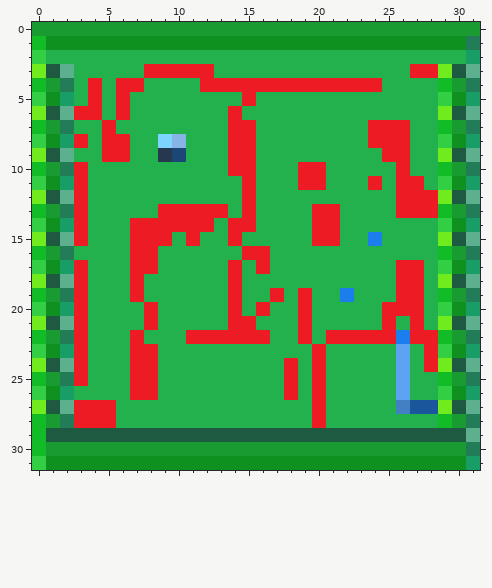
File history of a pixel-art sprite, res/textures/test.png. The picture above was drawn from the file before the commit.
The file is 32x32 pixels.
After the commit:
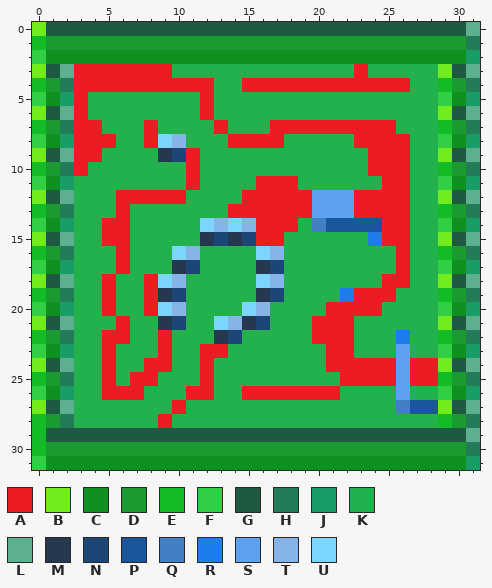
Palette (. is transparent): A #ed1c24  B #70eb1d  C #0f911f  D #1a9b32  E #12bc26  F #32cf44  G #1e5a41  H #237c58  J #199d66  K #22b14c  L #5cb08d  M #25384e  N #1c4676  P #1a569b  Q #437fc3  R #1c7eed  S #5ca2f1  T #86b4e7  U #7bd5fe
Edits made:
Changed rows in their new state; - is an unchanged pixel.
first column x 0:
 0 BGGGGGGGGGGGGGGGGGGGGGGGGGGGGGGL
 1 -DDDDDDDDDDDDDDDDDDDDDDDDDDDDDD-
 2 -CCCCCCCCCCCCCCCCCCCCCCCCCCCCCC-
 3 ---AAAAA--KKK----------A---KK---
 4 ---A-A--AAAA-KK----------AA-----
 5 ---AK-K-----A--K----------------
 6 ----K-K-----A-K-----------------
 7 ---AAK--A----AKK-AAAAAAA--K-----
 8 ----A-K-A-------AA-----A--------
 9 ---AAKK----A--KK--------A-------
10 -----------A--KK---KK---AA------
11 ---K-------A---KAAAKK---KA-K----
12 ---K--AAAAA-----AAAASSSAAA-KK---
13 ---K--A--KKKKKA-AAAASSSAAA-KK---
14 ---K-AAKKKKKUTUTAAA-QPPPPAA-----
15 ---K-AAKKK-KMNMNAA--KK---AA-----
16 ------AKK-UT---KUT--------A-----
17 ---K--AKK-MN--K-MN---------K----
18 ---K-A-KAUT---K-UT-------A-K----
19 ---K-A-KAMN---K-MN-K---AAAKK----
20 ---K-A---UT---KUT--K-AAAAKKK----
21 ---K--A-KMN--UTMN--KAAA--K-K----
22 ---K-AAK-A-KKMNKK--KA--KKK-KK---
23 ---K-A-KKA--AA------KAA-----K---
24 ---K-A-K-A--A-----K-KAAAAA-A----
25 ---K-A------A-----K-K-AAAA-AA---
26 -----AA-K--AA--AAA-A-A----------
27 ---KKK----A---------K-----------
28 ---KKK---A----------K-----------
Pixel boxes of the changes (left, top, right, bottom) in both pictures:
changed: (32, 22, 480, 428)
